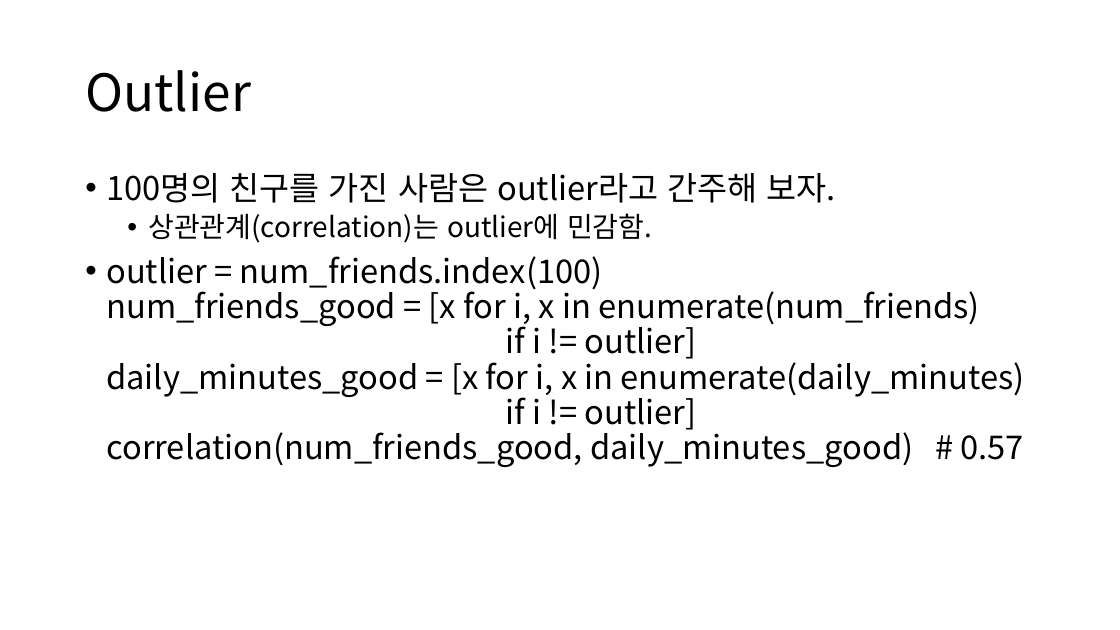
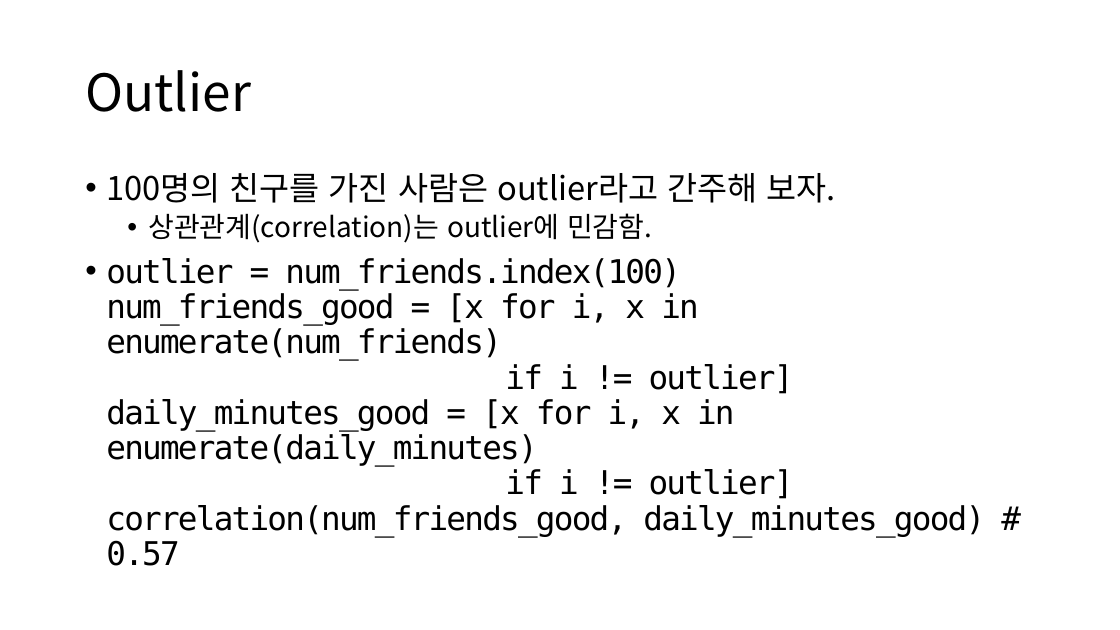
Before and after one commit to ksublee/SPuP, a slide deck: slide 15 of ppt/Python_8_Statistics.pptx. Drawn at 1120x630 pixels with LibreOffice and Linux fonts; fonts in the diff are those of the drawing. Boxes give left, top, right and bottom in pixels: in the first picture for what was removed or moved away, otherwise in the second. Text is boxed around its words. In the diff, an @@ line names an element or a change of style, - is before the commit and + after.

```diff
--- a/ppt/Python_8_Statistics.pptx
+++ b/ppt/Python_8_Statistics.pptx
@@ text at [106, 258, 985, 566]: font Noto Sans CJK KR to DejaVu Sans Mono, letter spacing 0 to -1.5 pt in "outlier = num_friends.index(100) num_friends_good = [x for ..." @@
```
Also in this commit, not shown: 9 other slides changed, 9 other files.
